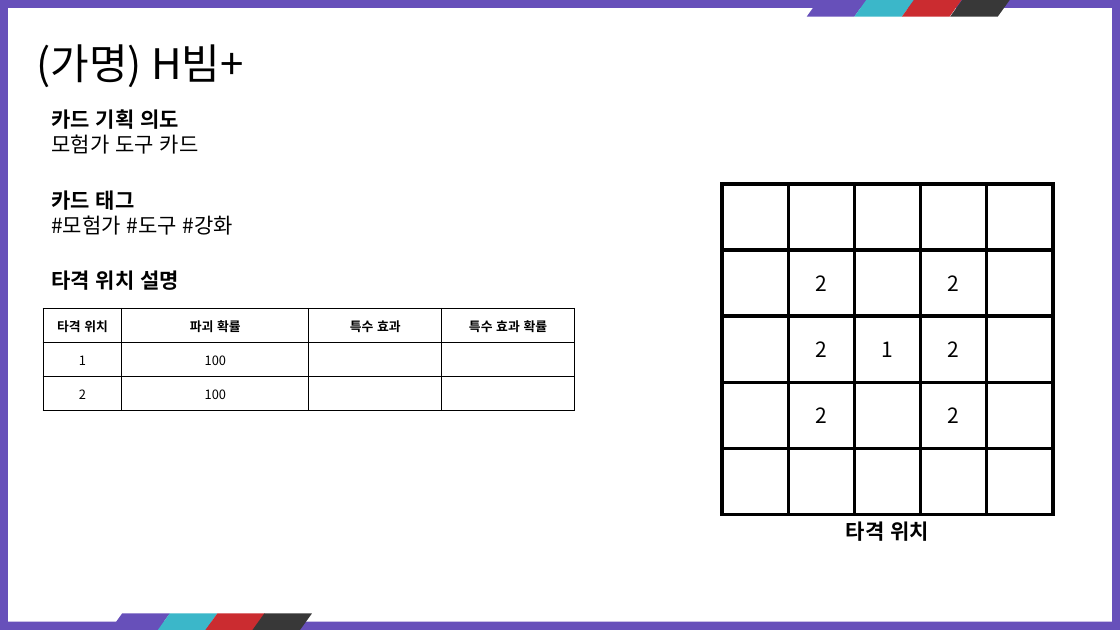
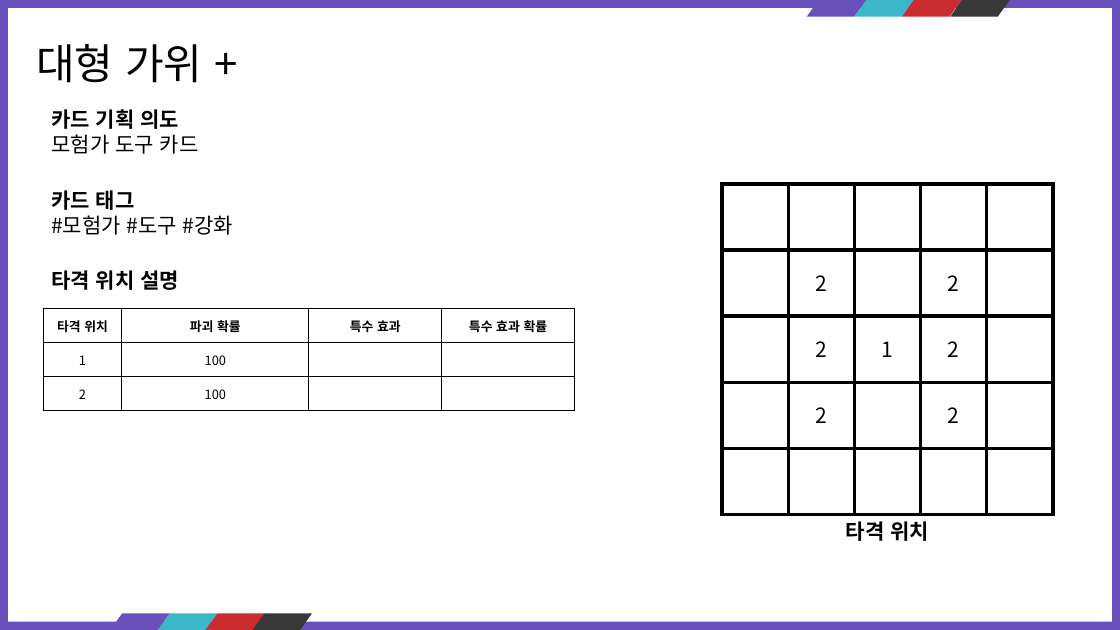
Before and after one commit to kauthor/FluffyDisdog, a slide deck: slide 26 of Plan/기획서/카드 정리.pptx. Drawn at 1120x630 pixels with LibreOffice and Linux fonts; fonts in the diff are those of the drawing. Boxes give left, top, right and bottom in pixels: in the first picture for what was removed or moved away, otherwise in the second. Text is boxed around its words. In the diff, an @@ line names an element or a change of style, - is before the commit and + after.

```diff
--- a/Plan/기획서/카드 정리.pptx
+++ b/Plan/기획서/카드 정리.pptx
@@ text at bbox=[36, 44, 202, 83]: text changed @@
-(가명) H빔+
+대형 가위 +
```
Also in this commit, not shown: 12 other slides changed, 1 other file.
